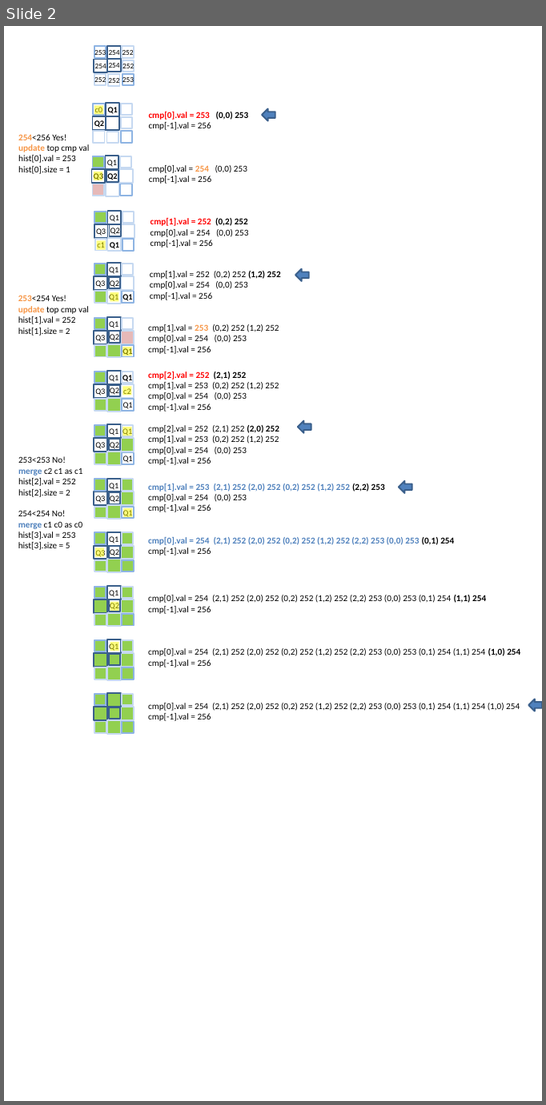
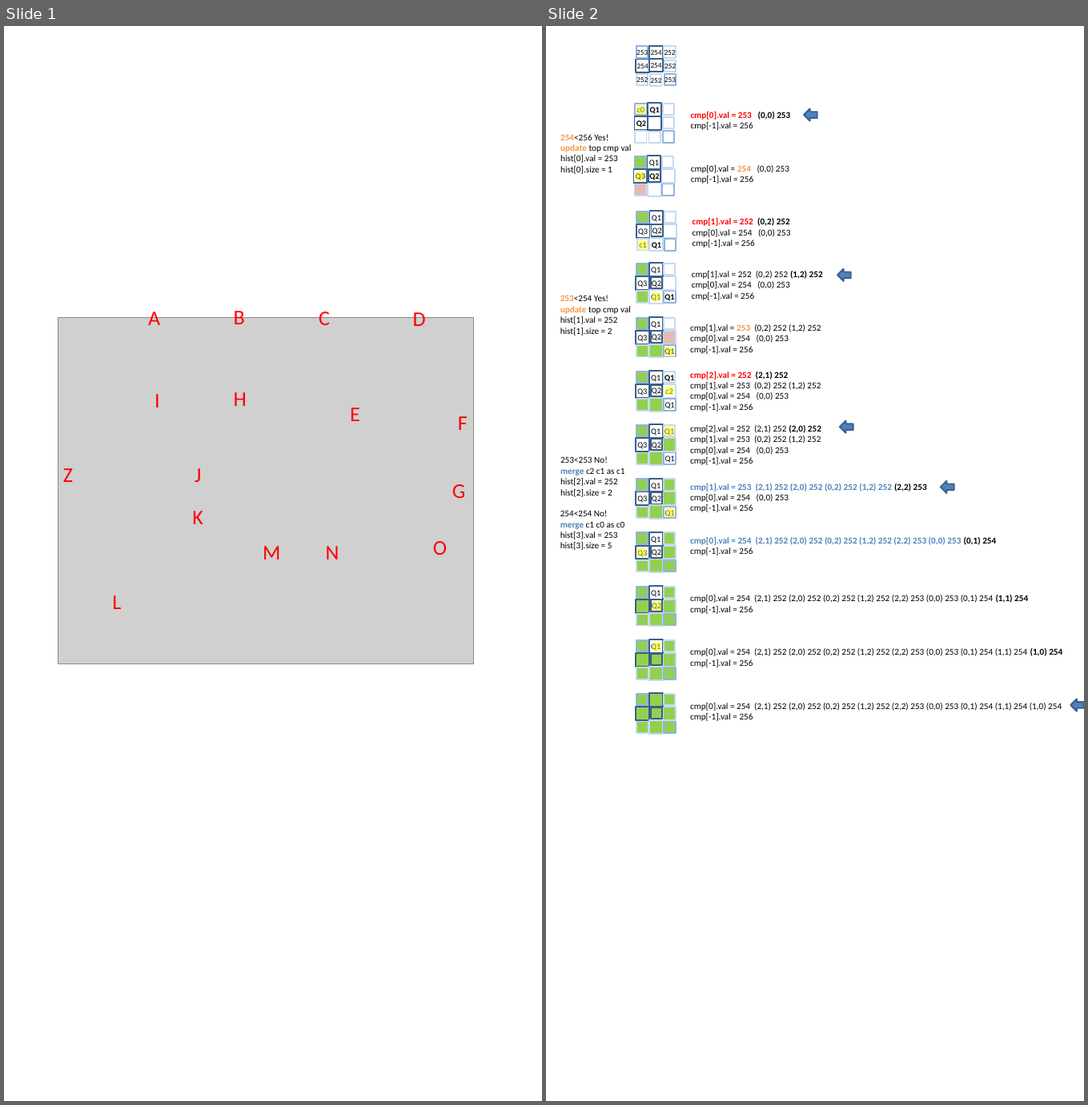
Before and after one commit to FatFatigO/project_text_detect, a slide deck: matlab_impl/docs/LT-MSER.pptx. Shown side by side, each under a label of ours: slide 2 before the commit, slides 1 and 2 after it. The pictures are 546x1105 and 1088x1105 pixels, drawn with LibreOffice and Linux fonts; fonts in the diff are those of the drawing; grey boxes stand for pictures. Boxes give left, top, right and bottom in pixels: in the first picture for what was removed or moved away, otherwise in the second. Text is boxed around its words. In the diff, an @@ line names an element or a change of style, - is before the commit and + after.

```diff
--- a/matlab_impl/docs/LT-MSER.pptx
+++ b/matlab_impl/docs/LT-MSER.pptx
@@ slide 1 added at (4, 26, 542, 1101), background #FFFFFF @@
@@ text added at (148, 308, 160, 330), 28 pt, text #FF0000 @@
+A
@@ text added at (234, 308, 245, 330), 28 pt, text #FF0000 @@
+B
@@ text added at (318, 308, 330, 325), 28 pt, text #FF0000 @@
+C
@@ text added at (413, 308, 426, 326), 28 pt, text #FF0000 @@
+D
@@ picture added at (58, 317, 474, 664) @@
@@ text added at (154, 394, 160, 408), 28 pt, text #FF0000 @@
+I
@@ text added at (234, 392, 246, 406), 28 pt, text #FF0000 @@
+H
@@ text added at (350, 408, 360, 421), 28 pt, text #FF0000 @@
+E
@@ text added at (458, 416, 467, 430), 28 pt, text #FF0000 @@
+F
@@ text added at (63, 468, 73, 482), 28 pt, text #FF0000 @@
+Z
@@ text added at (194, 468, 201, 482), 28 pt, text #FF0000 @@
+J
@@ text added at (452, 484, 465, 498), 28 pt, text #FF0000 @@
+G
@@ text added at (192, 511, 203, 524), 28 pt, text #FF0000 @@
+K
@@ text added at (262, 546, 280, 560), 28 pt, text #FF0000 @@
+M
@@ text added at (326, 546, 339, 560), 28 pt, text #FF0000 @@
+N
@@ text added at (433, 541, 446, 555), 28 pt, text #FF0000 @@
+O
@@ text added at (112, 596, 121, 609), 28 pt, text #FF0000 @@
+L
```
Also in this commit, not shown: 1 slide removed, 1 other file.
